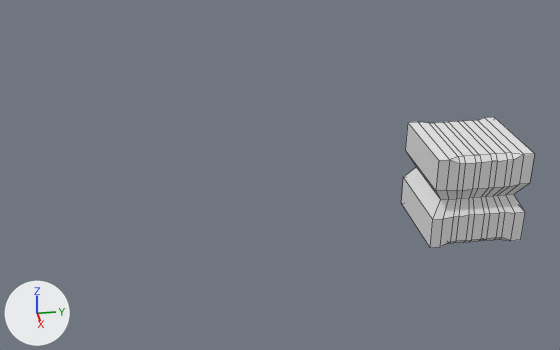
A saved change to the Blender file assets/kursi.blend.
Rendered twice from a 50 mm camera at (21.05, -9.29, 11.01) aimed at (0.66, -6.03, 0.96). Arrows for +X, +Y and +Z are at lower left; the lights stay in place. Mesh edges are drawn as thin lines.

The first picture shows 'kubus kotak'.
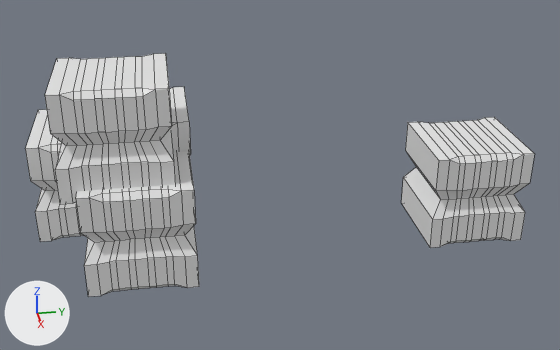
The newer file is also turned or shifted as a whole; pictures and numbers use the older file's frame.

Patch to the scene script:
```diff
--- a/assets/kursi.blend.py
+++ b/assets/kursi.blend.py
@@ ob_kubus_kotak_004 @@
+ob_kubus_kotak_004 = bpy.data.objects.new('kubus kotak.004', me_cube.copy())  # the mesh of ob_kubus_kotak
+ob_kubus_kotak_004.location = (1.26, -10.6, 3.07)
+ob_kubus_kotak_004.scale = (1.48, 1.48, 1.48)
@@ ob_kubus_kotak_003 @@
+ob_kubus_kotak_003 = bpy.data.objects.new('kubus kotak.003', me_cube.copy())  # the mesh of ob_kubus_kotak
+ob_kubus_kotak_003.location = (1.65, -10.14, 0.44)
+ob_kubus_kotak_003.scale = (1.48, 1.48, 1.48)
@@ ob_kubus_kotak_002 @@
+ob_kubus_kotak_002 = bpy.data.objects.new('kubus kotak.002', me_cube.copy())  # the mesh of ob_kubus_kotak
+ob_kubus_kotak_002.location = (-0.8, -10.09, 1.34)
+ob_kubus_kotak_002.scale = (1.48, 1.48, 1.48)
@@ ob_kubus_kotak_001 @@
+ob_kubus_kotak_001 = bpy.data.objects.new('kubus kotak.001', me_cube.copy())  # the mesh of ob_kubus_kotak
+ob_kubus_kotak_001.location = (-0.82, -11.63, 0.83)
+ob_kubus_kotak_001.scale = (1.48, 1.48, 1.48)
```

What differs and where, as boxes (x1, y1, x2, y2) in the pictures (560 x 350 px):
'kubus kotak.004', added: after (45, 53, 175, 204)
'kubus kotak.003', added: after (76, 151, 199, 297)
'kubus kotak.001', added: after (25, 109, 84, 242)
'kubus kotak.002', added: after (169, 87, 191, 155)
